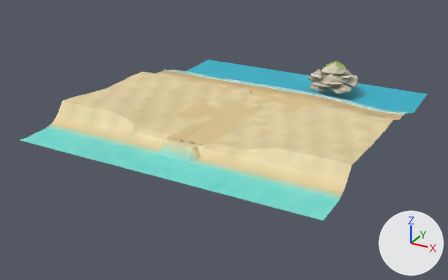
Two versions of the glTF model creator-build-project/assets/bundles/region_coast/models/coast_terrain.glb, one commit apart.
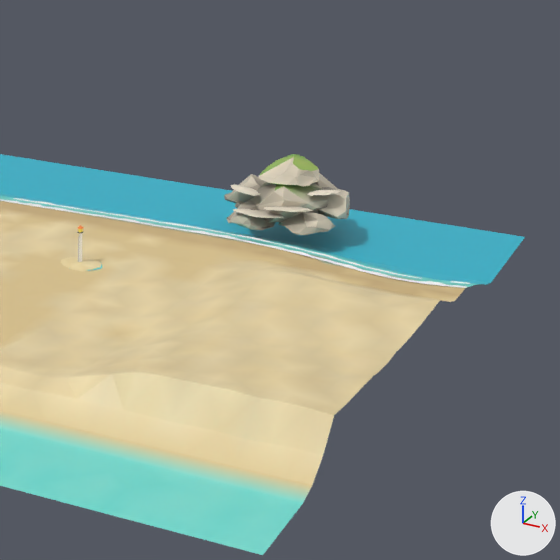
Old and new are each drawn whole from a 50 mm camera at (25.6, -52.1, 21.6) aimed at (-1.3, -3.0, -2.9) and again close up on the part from 49% to 99% of the width and 0% to 79% of the height. Every picture has the same lights, and +X, +Y and +Z are marked at lower right. The older version's two pictures come first. Vertices at exactly the same position are counted once.

The scene before the commit, as lines of its bpy script (objects in view):
```python
me_foam = bpy.data.meshes.new('foam')
me_foam.from_pydata(...)  # 162 vertices, 160 faces; spans x -14.0..14.0, y 4.3..6.0, z 0.0
me_foam.materials.append(mat_defaultmaterial_004)
me_headland = bpy.data.meshes.new('headland')
me_headland.from_pydata(...)  # 818 vertices, 1592 faces; spans x 1.71..7.46, y 7.96..13.75, z -0.38..2.32
me_headland.materials.append(mat_defaultmaterial_006)
me_terrain = bpy.data.meshes.new('terrain')
me_terrain.from_pydata(...)  # 1512 vertices, 2870 faces; spans x -14.0..14.0, y -17.0..15.8, z -1.4..1.7
me_terrain.materials.append(mat_defaultmaterial_008)
ob_foam = bpy.data.objects.new('foam', me_foam)
ob_foam.location = (0.0, 0.0, 0.0)
ob_headland = bpy.data.objects.new('headland', me_headland)
ob_headland.location = (0.0, 0.0, 0.0)
ob_terrain = bpy.data.objects.new('terrain', me_terrain)
ob_terrain.location = (0.0, 0.0, 0.0)
```
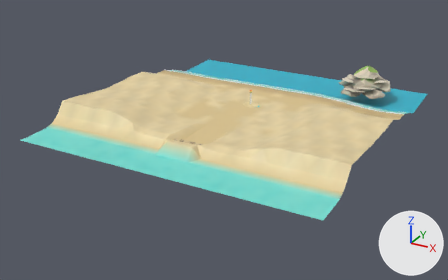
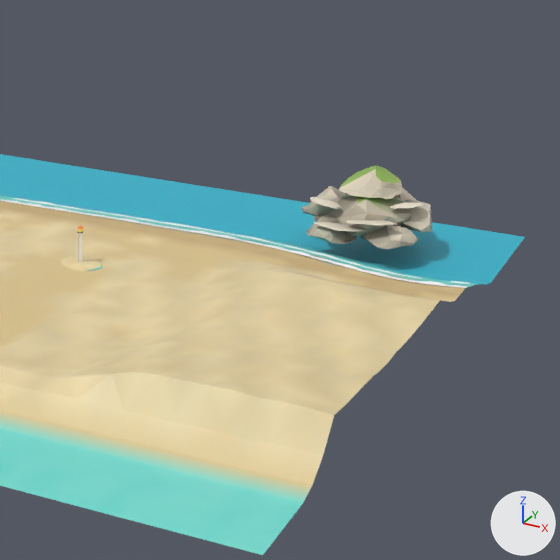
Boxes (x1, y1, x2, y2) around the edits, measured in the close-ups (560 x 560 px):
'headland', moved
    before: (224, 154, 350, 235)
    after: (301, 166, 432, 249)

What changed in the scene script:
```text
Change me_headland:
    used by ob_headland; location = (0.0, 0.0, 0.0)
    remove me_headland.from_pydata(...)  # 818 vertices, 1592 faces; spans x 1.71..7.46, y 7.96..13.75, z -0.38..2.32
    add me_headland.from_pydata(...)  # 818 vertices, 1592 faces; spans x 5.31..11.06, y 7.96..13.75, z -0.38..2.32
    me_headland part 1: the whole mesh is moved by (3.6, 0.0, 0.0)
```
